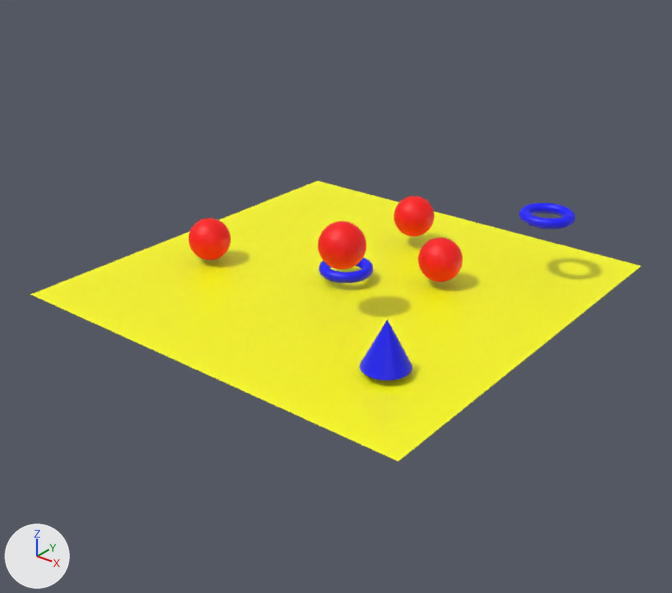
One commit to the glTF model BansheeEngine/BansheeEngine/Res/Models/scene0.glb: the scene before it, then after it.
Both versions are drawn from a camera (50 mm lens) standing at (24.0, -30.7, 18.0) and looking at (-0.1, -0.5, -0.7). The axes (+X, +Y, +Z) are drawn at lower left. The lights are the same throughout. Where no turn or scale is listed for an object, it has been applied to the vertices.
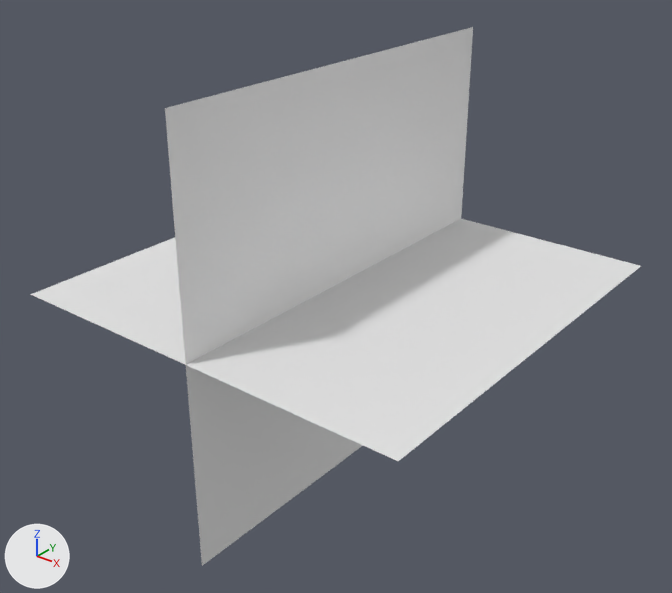
The newer file is also rescaled (x0.1) as a whole; pictures and numbers use the older file's frame.

What changed in the scene script:
```text
Change me_plane:
    where me_plane.from_pydata(...)  # 4 vertices, 2 faces; spans x -1.0..1.0, y -1.0..1.0, z 0.0
    remove me_plane.materials.append(mat_yellow)  # yellow #ffff00
Add me_plane_002:
    me_plane_002.from_pydata([(0.0, -10.0, 10.0), (0.0, -10.0, -10.0), (0.0, 10.0, 10.0), (0.0, 10.0, -10.0)], [], [(0, 1, 3), (0, 3, 2)])
Remove ob_torus_001:
    ob_torus_001 = bpy.data.objects.new('Torus.001', me_torus_001)
    ob_torus_001.location = (6.71, 6.15, 2.9)
Remove ob_sphere:
    ob_sphere = bpy.data.objects.new('Sphere', me_sphere)
    ob_sphere.location = (0.0, 5.43, 1.49)
Remove ob_sphere_001:
    ob_sphere_001 = bpy.data.objects.new('Sphere.001', me_sphere_001)
    ob_sphere_001.location = (3.62, 2.26, 1.22)
Remove ob_sphere_002:
    ob_sphere_002 = bpy.data.objects.new('Sphere.002', me_sphere_002)
    ob_sphere_002.location = (-6.38, -2.37, 1.15)
Remove ob_sphere_003:
    ob_sphere_003 = bpy.data.objects.new('Sphere.003', me_sphere_003)
    ob_sphere_003.location = (1.99, -2.82, 3.15)
Remove ob_cone:
    ob_cone = bpy.data.objects.new('Cone', me_cone)
    ob_cone.location = (6.41, -5.73, 1.31)
Remove ob_torus:
    ob_torus = bpy.data.objects.new('Torus', me_torus)
    ob_torus.location = (0.0, 0.0, 0.56)
Add ob_plane_001:
    ob_plane_001 = bpy.data.objects.new('Plane.001', me_plane_002)
    ob_plane_001.location = (0.0, 0.0, 0.0)
```

Where the change shows, as pixel boxes (x1, y1, x2, y2) in the pictures (672 x 593 px):
'Plane.001', added: after (165, 27, 473, 566)
'Plane', recoloured (yellow to white): (31, 181, 641, 461) in both
'Cone', deleted: before (360, 320, 413, 380)
'Sphere.003', deleted: before (318, 221, 366, 270)
'Sphere.001', deleted: before (418, 237, 463, 282)
'Sphere.002', deleted: before (188, 218, 231, 260)
'Sphere', deleted: before (394, 196, 434, 237)
'Torus.001', deleted: before (519, 203, 575, 230)
'Torus', deleted: before (319, 257, 373, 283)
